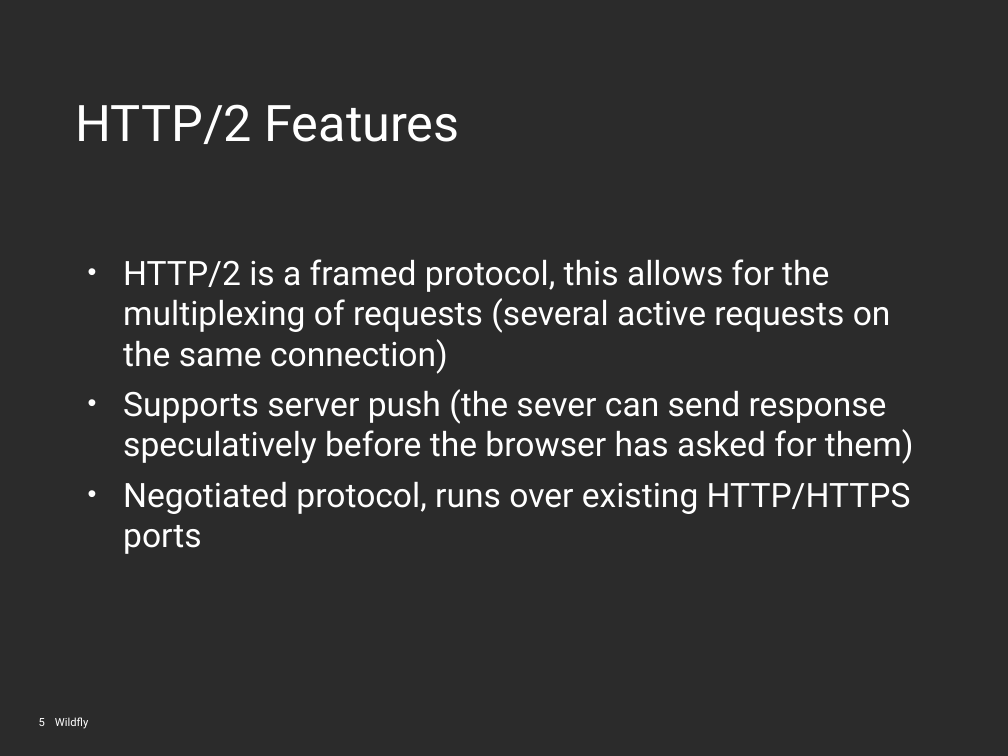
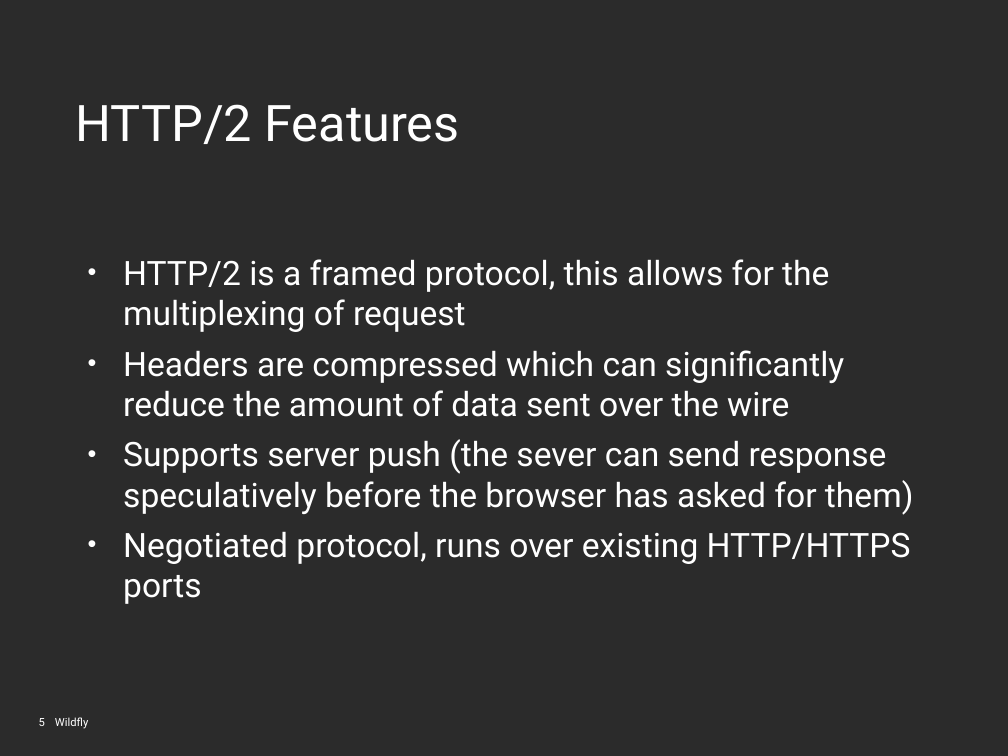
Before and after one commit to stuartwdouglas/presentations, a slide deck: slide 5 of wildfly-10.odp. Drawn at 1008x756 pixels with LibreOffice and Linux fonts; fonts in the diff are those of the drawing; background and template pictures are left out; a plain dark background stands for a picture behind light text. Boxes give left, top, right and bottom in pixels: in the first picture for what was removed or moved away, otherwise in the second. Text is boxed around its words. In the diff, an @@ line names an element or a change of style, - is before the commit and + after.

Commit message:
changes

```diff
--- a/wildfly-10.odp
+++ b/wildfly-10.odp
@@ text at (123, 259, 844, 417): text changed @@
-• HTTP/2 is a framed protocol, this allows for the multiplexing of requests (several active requests on the same connection)
+• HTTP/2 is a framed protocol, this allows for the multiplexing of request
+• Headers are compressed which can significantly reduce the amount of data sent over the wire
```
Also in this commit, not shown: 2 other slides changed, 1 slide added.
